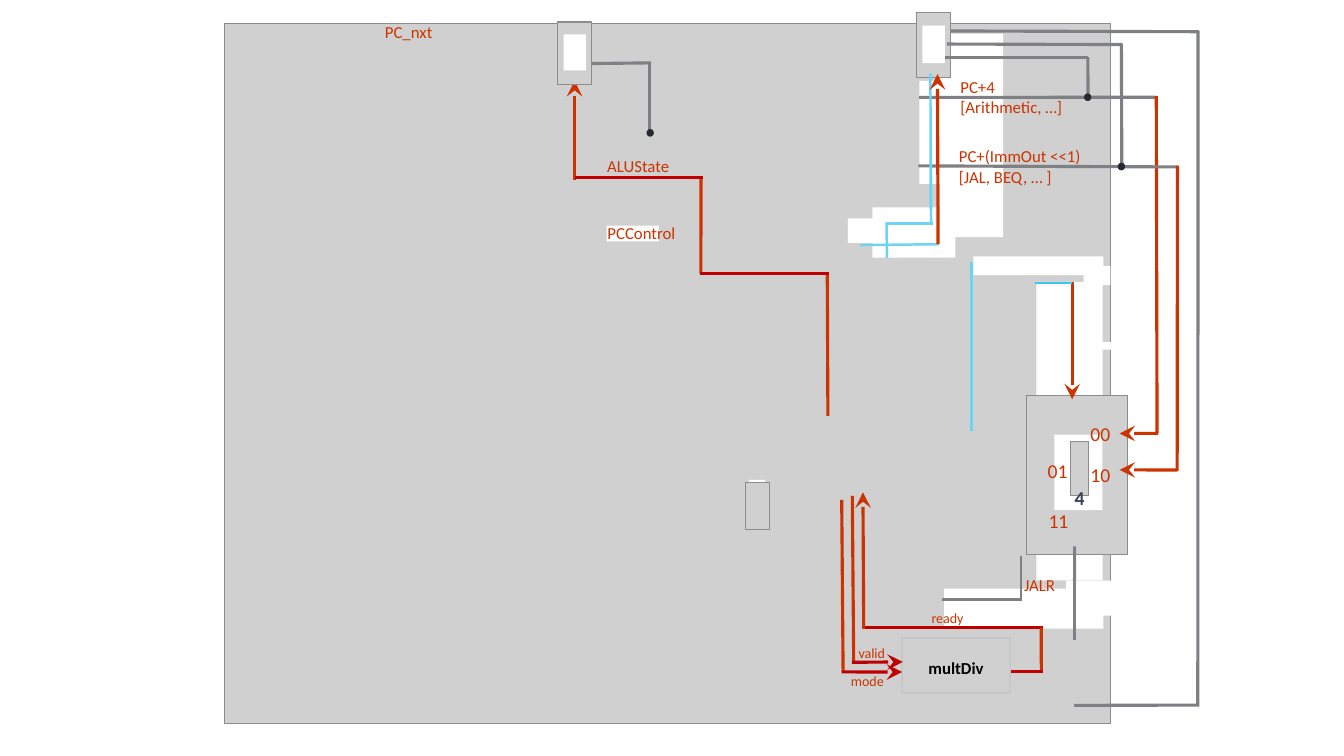
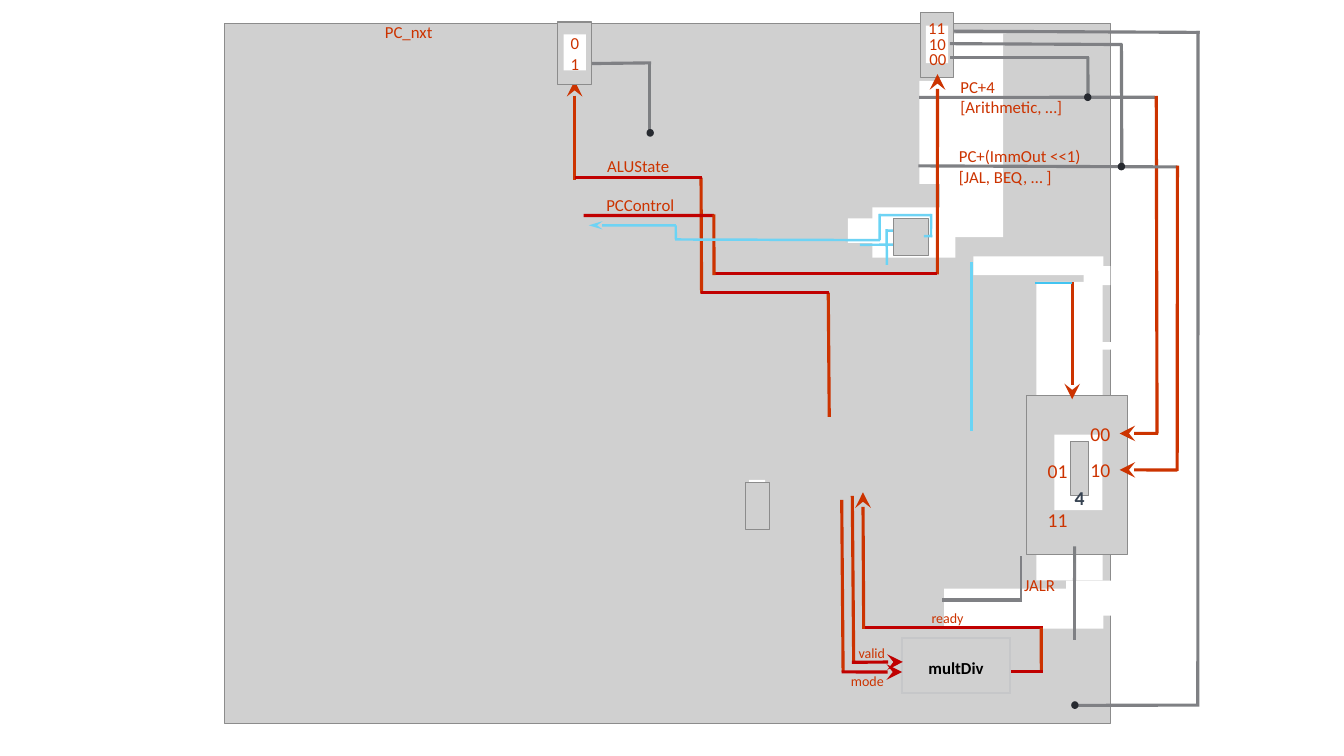
Before and after one commit to tomchean/risc-v_cpu_implement, a slide deck: slide 1 of Architecture.pptx. Drawn at 1344x756 pixels with LibreOffice and Linux fonts; fonts in the diff are those of the drawing; grey boxes stand for pictures. Boxes give left, top, right and bottom in pixels: in the first picture for what was removed or moved away, otherwise in the second. Text is boxed around its words. In the diff, an @@ line names an element or a change of style, - is before the commit and + after.

Commit message:
Update report and architecture ppt

```diff
--- a/Architecture.pptx
+++ b/Architecture.pptx
@@ text added at [928,23,945,34], 12 pt, text #CC3300 @@
+11
@@ text added at [571,38,579,49], 12 pt, text #CC3300 @@
+0
@@ text added at [571,59,579,70], 12 pt, text #CC3300 @@
+1
@@ text added at [929,39,946,50], 12 pt, text #CC3300 @@
+10
@@ text added at [929,52,946,65], 12 pt, text #CC3300 @@
+00
@@ 1 picture, 1 rectangle, 1 line: place and size @@
-1 picture, 1 rectangle, 1 line at [917,13,1088,78]
+1 picture, 1 rectangle, 1 line at [921,13,1090,78]
@@ line removed from (931, 74) to (932, 210) @@
@@ arrow moved from (938, 75) - (939, 244) to (938, 75) - (938, 274) @@
@@ line moved from (701, 273) - (702, 177) to (702, 293) - (702, 177) @@
@@ text "PCControl": place and size @@
-text "PCControl" at [607,226,675,241]
+text "PCControl" at [606,199,674,216]
@@ line added from (714, 216) to (584, 216), #C00000 2.25 pt @@
@@ arrow added from (676, 226) to (589, 226), #6ED3F4 1.75 pt @@
@@ rectangle removed at [607,226,659,242] @@
@@ line added from (676, 226) to (676, 239), #6AD4F5 1.75 pt @@
@@ line added from (714, 275) to (714, 215), #CC3300 2.25 pt @@
@@ line added from (931, 215) to (879, 216), #6ED3F4 1.75 pt @@
@@ line added from (880, 214) to (880, 240), #6AD4F5 1.75 pt @@
@@ line moved from (886, 223) - (887, 258) to (886, 229) - (887, 265) @@
@@ line moved from (933, 224) - (886, 224) to (887, 231) - (895, 231) @@
@@ picture added at [894,219,929,256] @@
@@ line added from (924, 236) to (933, 236), #6ED3F4 1.75 pt @@
@@ line moved from (931, 165) - (932, 224) to (932, 214) - (932, 237) @@
@@ line added from (880, 240) to (676, 240), #6ED3F4 1.75 pt @@
@@ line moved from (940, 244) - (860, 245) to (895, 245) - (860, 245) @@
@@ line moved from (829, 273) - (701, 273) to (830, 292) - (702, 292) @@
@@ line added from (937, 273) to (715, 273), #C00000 2.25 pt @@
@@ line moved from (828, 416) - (828, 273) to (830, 417) - (829, 292) @@
@@ text "10": place and size @@
-text "10" at [1090,466,1110,488]
+text "10" at [1090,460,1110,482]
@@ ellipse added at [1072,702,1079,710], fill #272A30 @@
```
Also in this commit, not shown: 2 other files.
